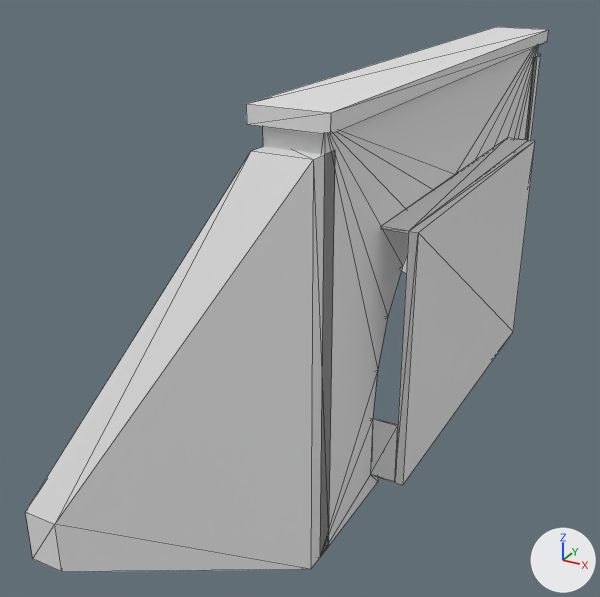
The OBJ model assets/models/tunnel_portal_road.obj, before and after one commit.
Camera for both pictures: a 50 mm camera at (7.4, -19.2, 11.4) aimed at (-2.2, -1.6, 2.6). The lights are fixed; the arrows at lower right show +X, +Y and +Z. The first picture is the older version. Mesh edges are drawn as thin lines. Where no turn or scale is listed for an object, it has been applied to the vertices. Vertices at exactly the same position are counted once.

The scene before the commit, as lines of its bpy script (objects in view):
```python
me_tunnel_portal_road = bpy.data.meshes.new('tunnel_portal_road')
me_tunnel_portal_road.from_pydata(...)  # 156 vertices, 292 faces; spans x -4.0..2.0, y -9.9..9.9, z -0.5..8.8
ob_tunnel_portal_road = bpy.data.objects.new('tunnel_portal_road', me_tunnel_portal_road)
ob_tunnel_portal_road.location = (0.0, 0.0, 0.0)
```
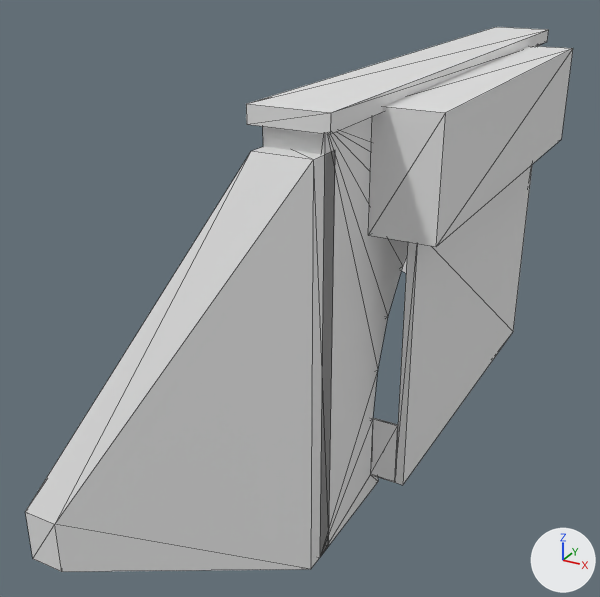
What differs and where, as boxes (x1, y1, x2, y2) in the pictures (600 x 597 px):
'tunnel_portal_road', reshaped
    before: (25, 27, 548, 572)
    after: (25, 27, 573, 572)
part 1 of me_tunnel_portal_road, added
    after: (368, 46, 573, 247)

The change, as a diff of the scene's bpy script:
```diff
--- a/assets/models/tunnel_portal_road.obj.py
+++ b/assets/models/tunnel_portal_road.obj.py
@@ me_tunnel_portal_road @@
 # used by ob_tunnel_portal_road; location = (0.0, 0.0, 0.0)
-me_tunnel_portal_road.from_pydata(...)  # 156 vertices, 292 faces; spans x -4.0..2.0, y -9.9..9.9, z -0.5..8.8
+me_tunnel_portal_road.from_pydata(...)  # 164 vertices, 304 faces; spans x -4.0..2.6, y -9.9..9.9, z -0.5..8.8
+# me_tunnel_portal_road part 1: a new loose piece, a box spanning x 1.2..2.6, y -5.1..5.1, z 6.0..8.5
```
